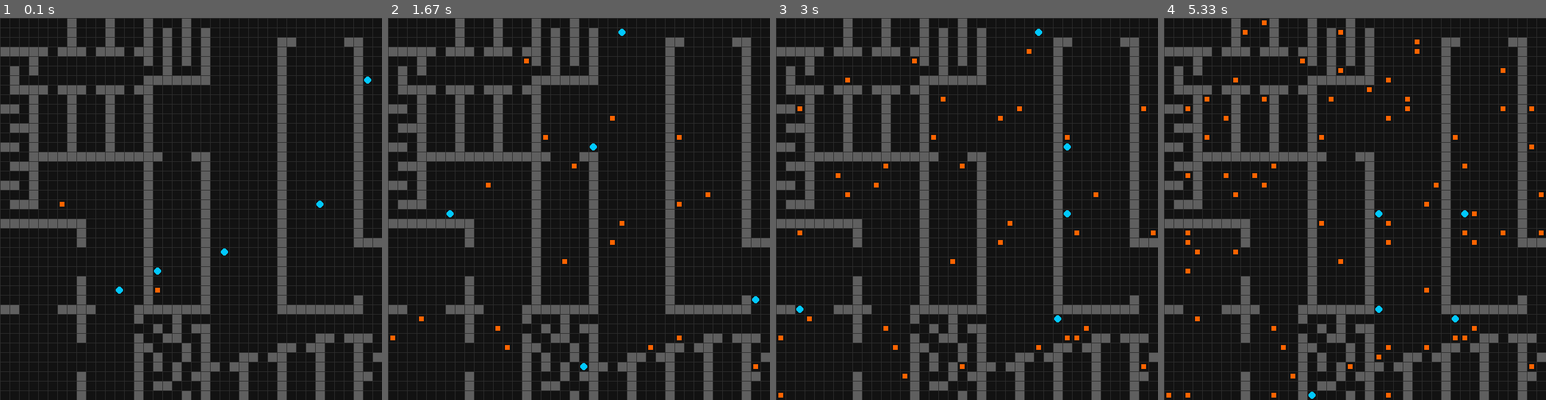
Above: before the commit, frames 1-4 (left to right).
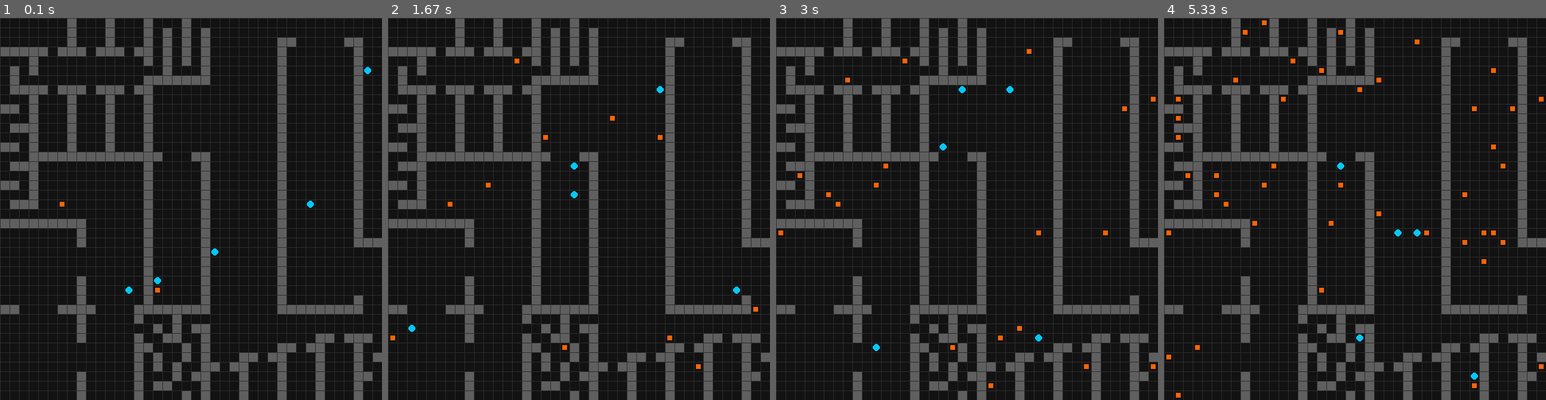
Above: after the commit, the same moments.

Repository: lvburik/TaskAssignmentSimulator
Game: pygame game, started from main.py
Two runs of this game, one before a commit and one after it. Both use one fixed random seed, a clock stepped at 60 frames per second and the inputs below.
Inputs:
- Up to frame 1 (0.1 s): no input
- Up to frame 2 (1.67 s): tap Enter at 0.33 s
- Up to frame 3 (3 s): tap Space at 1.67, 2.07, 2.37, 2.57, 2.9 s
- Up to frame 4 (5.33 s): tap Space at 3.2, 3.4, 3.7, 3.97, 4.3, 4.73, 5.13 s

The runs differ from the first frame. In frame 1, 0.3% of the frame differs, in the area x 30-98%, y 12-73%; in frame 2, 0.6%; in frame 3, 1.0%; in frame 4, 1.7%, in the area x 0-100%, y 8-100%.

Commit message:
integrate CBBA auction planner

Diff:
--- a/pathfinding/distancefinder.py
+++ b/pathfinding/distancefinder.py
@@ -34,3 +34,33 @@
         return None
 
     return goal_distances
+
+def FindClosestGoal(map, start, goals, max_distance=float('inf')):
+    open_set = []
+    heapq.heappush(open_set, (0, start))
+
+    came_from = {}
+    g_score = {start: 0}
+
+
+    while open_set:
+        _, current = heapq.heappop(open_set)
+
+        if current in goals:
+            return current, g_score[current]
+
+        if g_score[current] > max_distance:
+            return None, max_distance  # Exceeded max distance, no need to continue
+
+        for neighbor in get_neighbors(map, current):
+            tentative = g_score[current] + 1  # Assuming uniform cost for moving to a neighbor
+
+            if neighbor not in g_score or tentative < g_score[neighbor]:
+                came_from[neighbor] = current
+                g_score[neighbor] = tentative
+
+
+                if neighbor not in [ii[1] for ii in open_set]:
+                    heapq.heappush(open_set, (g_score[neighbor], neighbor))
+
+    return None, float('inf')  # If no goal is reachable
--- a/planners/auction.py
+++ b/planners/auction.py
@@ -1,53 +1,50 @@
 from planners.class_definition import Planner
 from communication import messages
-from pathfinding.distancefinder import BulkDistanceFinder
+from pathfinding.distancefinder import FindClosestGoal
 from pathfinding.to_direction import ToDirection
+
+from task import Task
+
+#based on CBBA?
 
 class AuctionPlanner(Planner):
     def __init__(self, pathfinding_algorithm=None, communication=None):
         super().__init__(pathfinding_algorithm, communication)
 
-        self.message_bus.subscribe(self.on_task, topic = "bids")
-        self.message_bus.subscribe(self.on_task, topic = "task_assignments")
+        self.message_bus.subscribe(self._on_task, topic = "auction")
+        self.received_messages = []
+
+        self.task_bids = {}
 
         self.my_bids = {}
-        self.current_task_queue = []
+
+        self.current_queue = []
         self.current_goal = None
-        self.recieved_messages = []
 
-        self.agent_location = None
-        self.world_map = None
 
 
     def update_plan(self, observation: dict):
-        self.agent_location= observation["agent_location"]
+        self.agent_location = observation["agent_location"]
         self.world_map = observation["map"]
+        self.agent_id = observation["agent_id"]
 
+        incomplete_tasks = [task for task in observation["tasks"] if not task.completed]
 
-        recieved_bids = self.check_bids()
+        self._update_distance_to_first_task_in_queue()
 
-        won_auctions = self.what_did_I_win(recieved_bids)
-        #sort won auctions by completion time
-        won_auctions.sort(key=lambda x: x[1])
+        self._create_greedy_queue(incomplete_tasks)
 
-        tasks = [task for task in observation["tasks"] if not task.completed]
+        self._insert_tasks_into_queue(incomplete_tasks)
 
-        # update the current task queue based on the won auctions
-        self.current_task_queue.clear()
-        for win in won_auctions:
-            task_id = win[0]
-            for task in tasks:
-                if task.id == task_id:
-                    self.current_task_queue.append(task)
-                    break
+        self._configure_bids(observation["time"])
 
-        tasks_not_assigned_to_me = [task for task in tasks if task not in self.current_task_queue]
+        self._publish_bids()
 
-        self.calculate_and_publish_bids(tasks_not_assigned_to_me, observation)
+        self._process_received_messages()
 
-        self.current_goal = self.current_task_queue[0].location if self.current_task_queue else None
+        self._clean_up_queue(incomplete_tasks)
 
-
+        pass
 
     def act(self):
         if self.current_goal is None:
@@ -61,63 +58,131 @@
 
         return ToDirection(self.agent_location, path[1])  # Convert the next step in the path to a direction
 
-    def calculate_and_publish_bids(self, tasks, observation):
-        distances = BulkDistanceFinder(observation["map"], observation["agent_location"], [task.location for task in tasks])
+    def _update_distance_to_first_task_in_queue(self):
+        if self.current_queue:
+            first_task, _ = self.current_queue[0]
+            distance_to_first_task = FindClosestGoal(self.world_map, self.agent_location, [first_task.location])[1]
 
-        for task in tasks:
-            if task.completed:
-                continue  # Skip completed tasks
+            self.current_queue[0] = (first_task, distance_to_first_task + 1)  # add 1 to distance to account for the time it takes to perform the task
 
-            # Calculate the bid based on your own criteria (e.g., distance, time, etc.)
-            current_queue_cost = 0
-            if self.current_task_queue:
-                current_queue_cost = max(self.my_bids.get(t.id, 0) for t in self.current_task_queue)
-            bid_value = observation["time"] + distances.get(task.location, float('inf')) + 1 + current_queue_cost
+    def _create_greedy_queue(self, uncompleted_tasks):
+        new_task_locations = {task.location: task for task in uncompleted_tasks if task.id not in [t.id for t, _ in self.current_queue]}
+        while len(self.current_queue) < 5 or len(self.current_queue) < len(new_task_locations):
+            if not new_task_locations:
+                break  # No more tasks to add
 
-            # Store the bid in a dictionary for later reference
-            self.my_bids[task.id] = bid_value
+            #find closest task to the last task in the queue or to the agent's location if the queue is empty
+            last_location = self.current_queue[-1][0].location if self.current_queue else self.agent_location
 
-            # Send the bid to the message bus
-            self.message_bus.publish(messages.Message(
-                sender = observation["agent_id"],
-                topic="bids",
-                payload={"task_id": task.id, "agent_id": observation["agent_id"], "completion_time": bid_value}
-            ))
+            closest_goal, distance_to_closest_goal = FindClosestGoal(self.world_map, last_location, list(new_task_locations.keys()))
 
-    def check_bids(self):
+            if closest_goal is None:
+                break  # No reachable tasks
 
-        #returns a dict of task_id to the lowest bid for that task and the corresponding agent_id
-        bids = {}
-        for msg in self.received_messages:
-                if isinstance(msg, messages.Message) and msg.topic == "bids":
-                    task_id = msg.payload["task_id"]
-                    agent_id = msg.payload["agent_id"]
-                    if agent_id == self.agent_id:
-                        continue  # Skip own bids
+            closest_task = new_task_locations[closest_goal]
 
-                    completion_time = msg.payload["completion_time"]
-                    if task_id not in bids or completion_time < bids[task_id]["completion_time"]:
-                            bids[task_id] = {"agent_id": agent_id, "completion_time": completion_time}
-        return bids
+            #check if a lower bid for the task already exists, if so, don't add it to the queue
+            if self.task_bids.get(closest_task.id) and self.task_bids[closest_task.id][1] < distance_to_closest_goal + 1:
+                del new_task_locations[closest_goal]
+                continue  # Skip adding this task to the queue
 
-    def what_did_I_win(self, recieved_bids):
-        my_wins = []
+            self.current_queue.append((closest_task, distance_to_closest_goal + 1)) # add 1 to distance to account for the time it takes to perform the task
 
-        for task_id, my_bid in self.my_bids.items():
-            if task_id in recieved_bids:
-                lowest_bid = recieved_bids[task_id]
-                if my_bid < lowest_bid["completion_time"]:
-                    my_wins.append((task_id, my_bid))
+            #remove this task from the new_task_locations to avoid adding it again
+            del new_task_locations[closest_goal]
 
-                    #if lost to another, forget all my own bids with a higher completion time than the winning bid
-                    for t_id, bid in list(self.my_bids.items()):
-                        if bid > lowest_bid["completion_time"]:
-                            del self.my_bids[t_id]
+    def _insert_tasks_into_queue(self, uncompleted_tasks):
+        new_task_locations = {task.location: task for task in uncompleted_tasks if task.id not in [t.id for t, _ in self.current_queue]}
+        start_location = self.agent_location
+
+        for ii, queue_entry in enumerate(self.current_queue):
+            task, distance = queue_entry
+
+            canidate_goal_location, distance = FindClosestGoal(self.world_map, start_location, list(new_task_locations.keys()), max_distance=distance - 1)
+
+            if canidate_goal_location is not None:
+                canidate_task = new_task_locations[canidate_goal_location]
+                #check if a lower bid for the task already exists, if so, don't add it to the queue
+
+                if self.task_bids.get(canidate_task.id) and self.task_bids[canidate_task.id][1] < distance + 1:
+                    continue  # Skip adding this task to the queue
+
+                #insert task into the queue at the current position and remove all entries after it, as they are no longer valid
+                self.current_queue[ii] = (canidate_task, distance + 1) # add 1 to distance to account for the time it takes to perform the task
+                self.current_queue = self.current_queue[:ii] # remove all entries after the inserted task
+
+                return
+
+            start_location = task.location  # Update the start location for the next task
+
+    def _clean_up_queue(self, uncompleted_tasks):
+        # Remove tasks from the queue that are no longer in the uncompleted_tasks list
+        uncompleted_task_ids = {task.id for task in uncompleted_tasks}
+        self.current_queue = [(task, distance) for task, distance in self.current_queue if task.id in uncompleted_task_ids]
+
+        # Update current_goal to the first task in the queue if it exists
+        if self.current_queue:
+            self.current_goal = self.current_queue[0][0].location
+        else:
+            self.current_goal = None
+
+
+
+    def _configure_bids(self, time):
+
+        total_distance = 0
+        for task, distance in self.current_queue:
+            total_distance += distance
+            self.my_bids[task.id] = total_distance + time
+
+    def _publish_bids(self):
+        queue_task_ids = [task.id for task, _ in self.current_queue]
+        for task_id, bid_value in self.my_bids.items():
+            if task_id in queue_task_ids:
+                self._publish_bid(task_id, bid_value)
             else:
-                # If no other bids were received for this task, consider it a win
-                my_wins.append((task_id, my_bid))
+                # If the task is no longer in the queue, publish a high bid to indicate disinterest
+                self._release_bid(task_id)
 
-        return my_wins
+    def _on_task(self, message: messages.Message) -> None:
+        self.received_messages.append(("topic", message.sender, message.topic, message.payload))
 
-    def on_task(self, message: messages.Message) -> None:
-        self.received_messages.append(("topic", message.sender, message.topic, message.payload))
+    def _publish_bid(self, task_id, bid_value):
+        self.message_bus.publish(messages.Message(
+            sender=self.agent_id,
+            topic="aucion",
+            payload={"type":"bid", "task_id": task_id, "agent_id": self.agent_id, "completion_time": bid_value}
+        ))
+
+    def _release_bid(self, task_id):
+        self.message_bus.publish(messages.Message(
+            sender=self.agent_id,
+            topic="auction",
+            payload={"type": "release", "task_id": task_id, "agent_id": self.agent_id}
+        ))
+
+    def _process_received_messages(self):
+        recieved_bids = [msg for msg in self.received_messages if msg[2] == "auction" and msg[3]["type"] == "bid"]
+        recieved_releases = [msg for msg in self.received_messages if msg[2] == "auction" and msg[3]["type"] == "release"]
+
+        for bid_msg in recieved_bids:
+            task_id = bid_msg[3]["task_id"]
+            agent_id = bid_msg[3]["agent_id"]
+            completion_time = bid_msg[3]["completion_time"]
+
+            if not self.task_bids[task_id]:
+                self.task_bids[task_id] = [agent_id, completion_time]
+            else:
+                _, current_best_time = self.task_bids[task_id]
+                if completion_time < current_best_time:
+                    self.task_bids[task_id] = [agent_id, completion_time]
+
+        for release_msg in recieved_releases:
+            task_id = release_msg[3]["task_id"]
+            agent_id = release_msg[3]["agent_id"]
+
+            if self.task_bids.get(task_id) and self.task_bids[task_id][0] == agent_id:
+                del self.task_bids[task_id]
+
+        #clear the received messages after processing
+        self.received_messages.clear()
